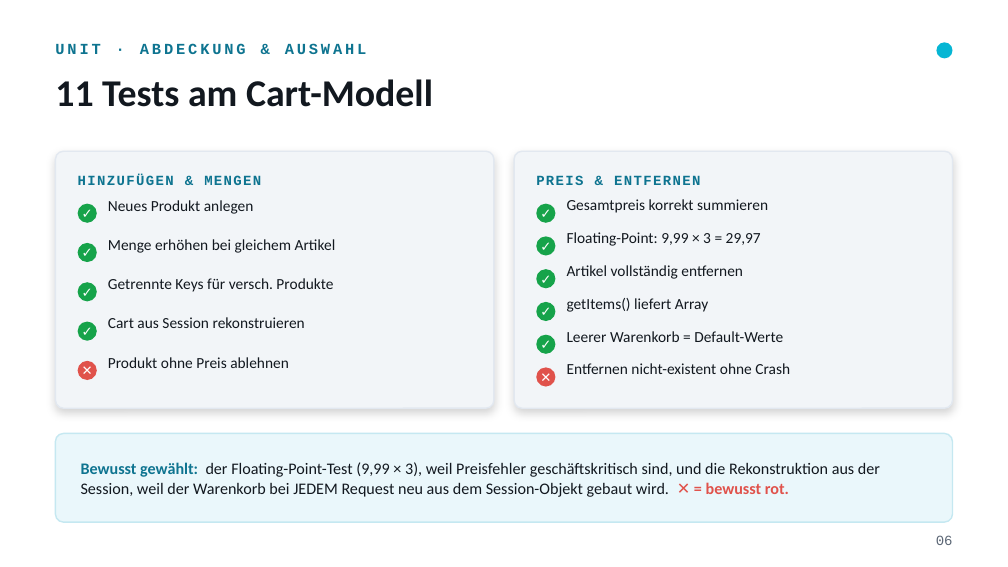
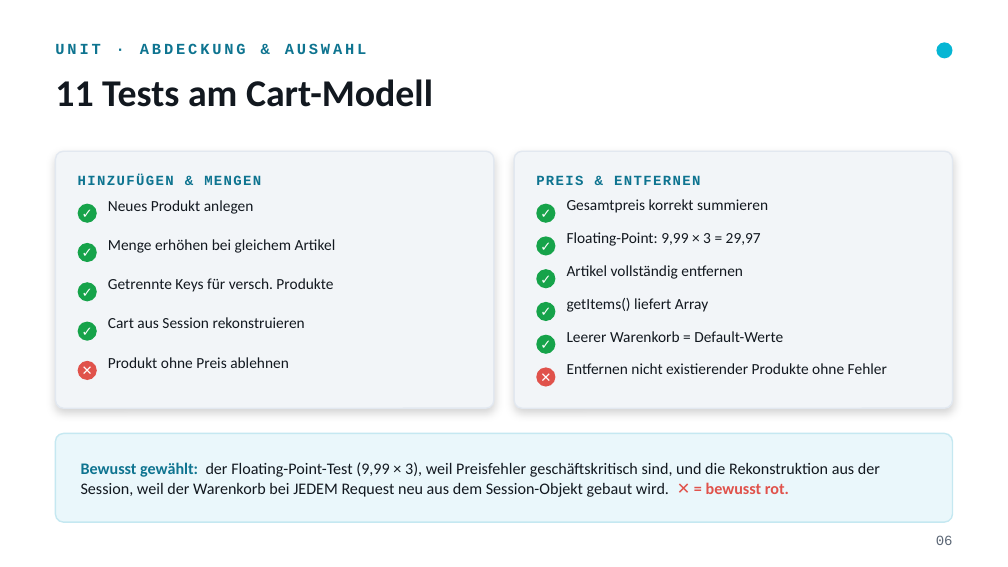
Before and after one commit to a-pointner/nodejs-shopping-cart, a slide deck: slide 5 of PRESENTATION.pptx (slide 6 before the commit). Drawn at 1008x567 pixels with LibreOffice and Linux fonts; fonts in the diff are those of the drawing. Boxes give left, top, right and bottom in pixels: in the first picture for what was removed or moved away, otherwise in the second. Text is boxed around its words. In the diff, an @@ line names an element or a change of style, - is before the commit and + after.

```diff
--- a/PRESENTATION.pptx
+++ b/PRESENTATION.pptx
@@ text at [567,363,887,374]: text changed @@
-Entfernen nicht-existent ohne Crash
+Entfernen nicht existierender Produkte ohne Fehler
```
Also in this commit, not shown: 5 other slides changed, 1 slide removed, 2 other files.
